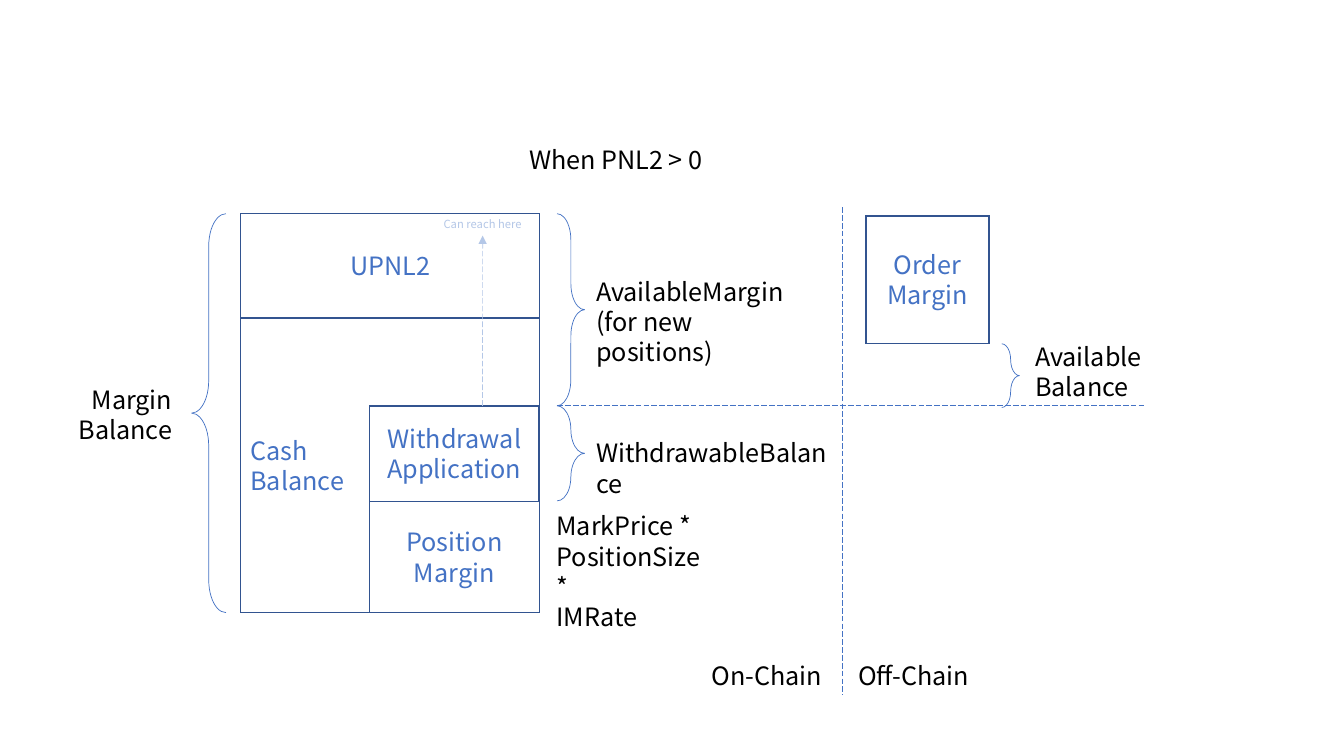
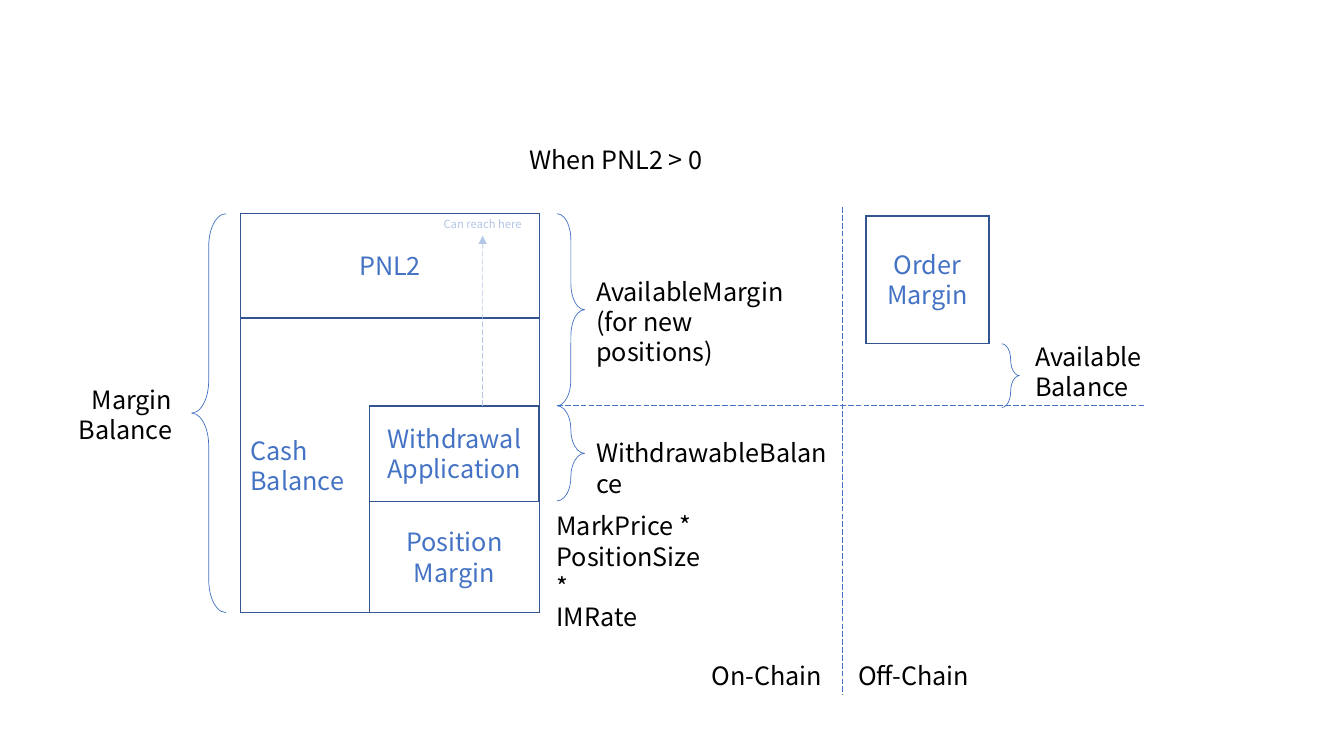
Before and after one commit to mcdexio/documents, a slide deck: slide 1 of en/asset/margin-account-model.pptx. Drawn at 1344x756 pixels with LibreOffice and Linux fonts; fonts in the diff are those of the drawing. Boxes give left, top, right and bottom in pixels: in the first picture for what was removed or moved away, otherwise in the second. Text is boxed around its words. In the diff, an @@ line names an element or a change of style, - is before the commit and + after.

Commit message:
UPNL2 => PNL2

```diff
--- a/en/asset/margin-account-model.pptx
+++ b/en/asset/margin-account-model.pptx
@@ text in rectangle at <box>359,256,421,275</box>: text changed @@
-UPNL2
+PNL2
```
Also in this commit, not shown: 1 other slide changed, 2 other files.
